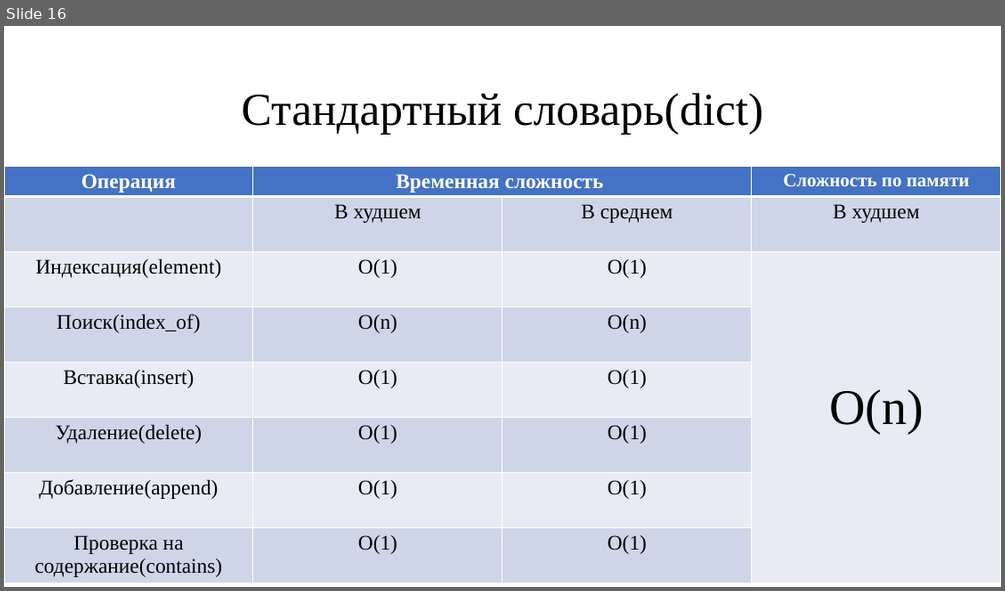
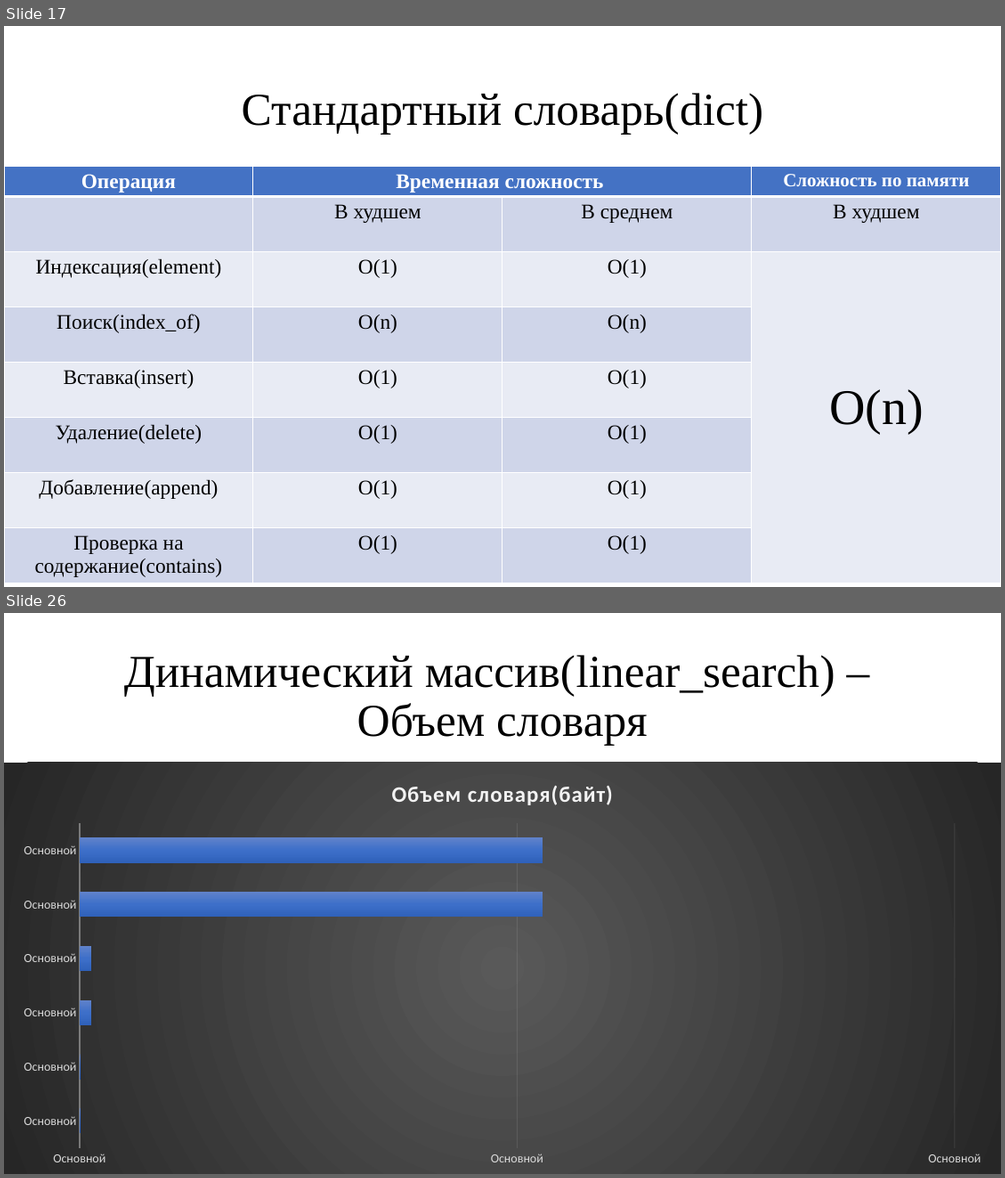
Before and after one commit to ZenoReT/Dictionaries, a slide deck: отчет.pptx. Shown one above the other, each under a label of ours: slide 16 before the commit, slides 17 and 26 after it; the slides between them are not shown. The pictures are 1005x591 and 1005x1178 pixels, drawn with LibreOffice and Linux fonts; fonts in the diff are those of the drawing. Boxes give left, top, right and bottom in pixels: in the first picture for what was removed or moved away, otherwise in the second. Text is boxed around its words. In the diff, an @@ line names an element or a change of style, - is before the commit and + after.

```diff
--- a/отчет.pptx
+++ b/отчет.pptx
@@ slide 26 added at [4, 613, 1001, 1174], background #FFFFFF @@
@@ title added at [124, 655, 835, 746], 44 pt, text #000000 @@
+Динамический массив(linear_search) –
+Объем словаря
@@ bar chart added at [4, 763, 1001, 1174] @@
+title "Объем словаря(байт)"
+categories: 291, 222, 6803, 6775, 230426, 234099
+Объем словаря(байт): 0, 0, 30000, 30000, 1060000, 1060000
@@ what was slide 16 is now slide 17 @@
```
Also in this commit, not shown: 109 other slides added, 12 other files.
